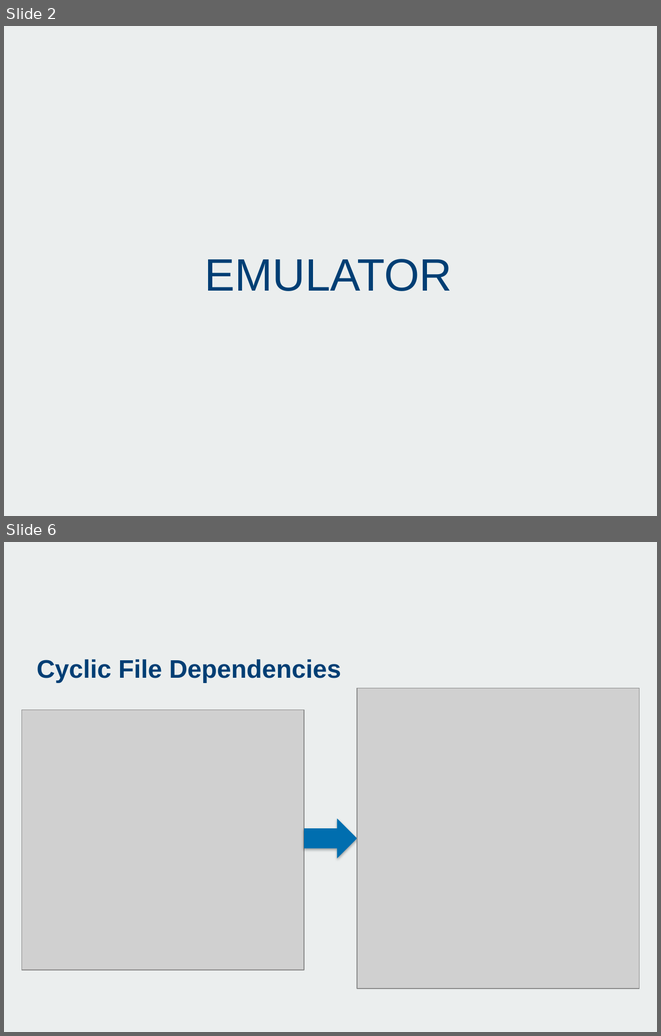
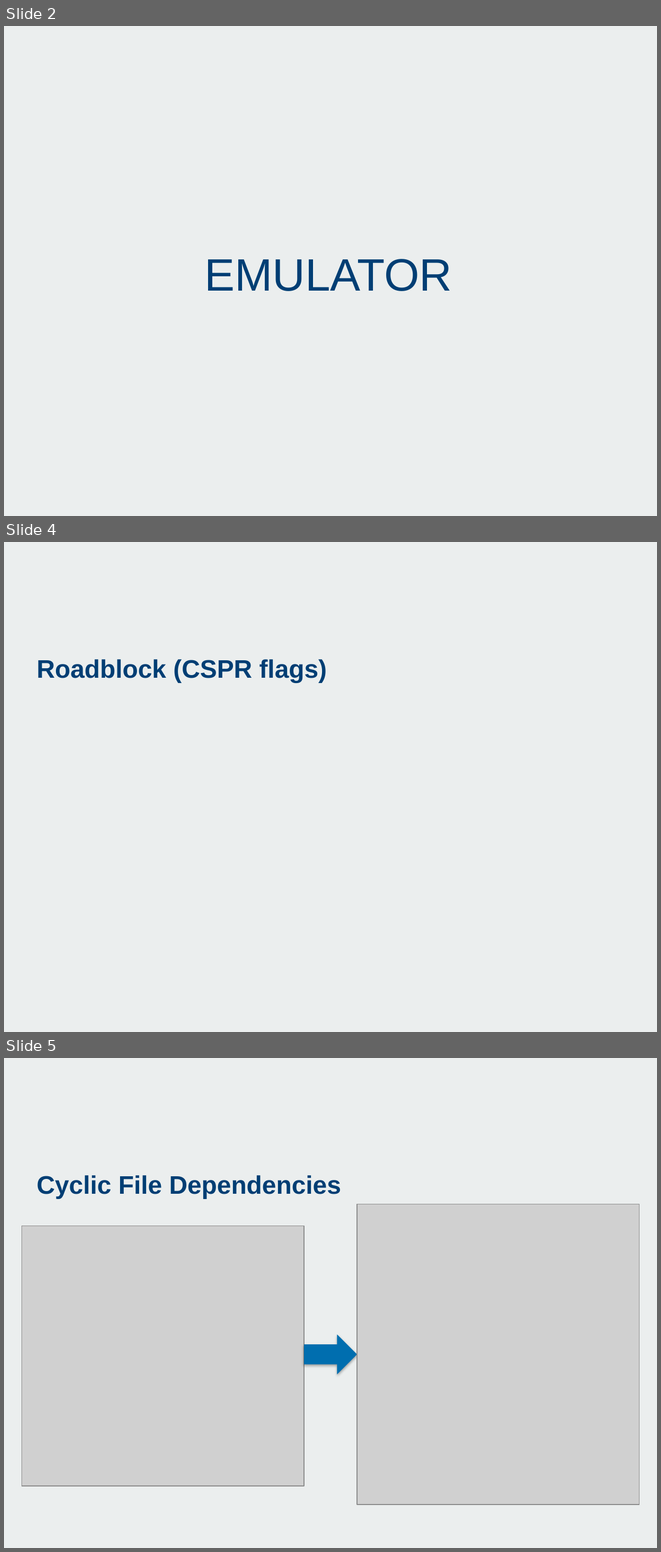
Before and after one commit to SiddhantSingh15/ImpCoin, a slide deck: doc/Group 02.pptx. Shown one above the other, each under a label of ours: slides 2 and 6 before the commit, slides 2, 4 and 5 after it; the slides between them are not shown. The pictures are 661x1036 and 661x1552 pixels, drawn with LibreOffice and Linux fonts; fonts in the diff are those of the drawing; grey boxes stand for pictures; background and template pictures are left out. Boxes give left, top, right and bottom in pixels: in the first picture for what was removed or moved away, otherwise in the second. Text is boxed around its words. In the diff, an @@ line names an element or a change of style, - is before the commit and + after.

```diff
--- a/doc/Group 02.pptx
+++ b/doc/Group 02.pptx
@@ slide 4 added at <box>4,542,657,1032</box>, background picture (left out) @@
@@ title added at <box>37,659,327,683</box>, 28 pt, text #003E74, bold @@
+Roadblock (CSPR flags)
@@ what was slide 6 is now slide 5 @@
```
Also in this commit, not shown: 2 slides changed, 5 other slides added, 1 slide removed, 1 other file.
